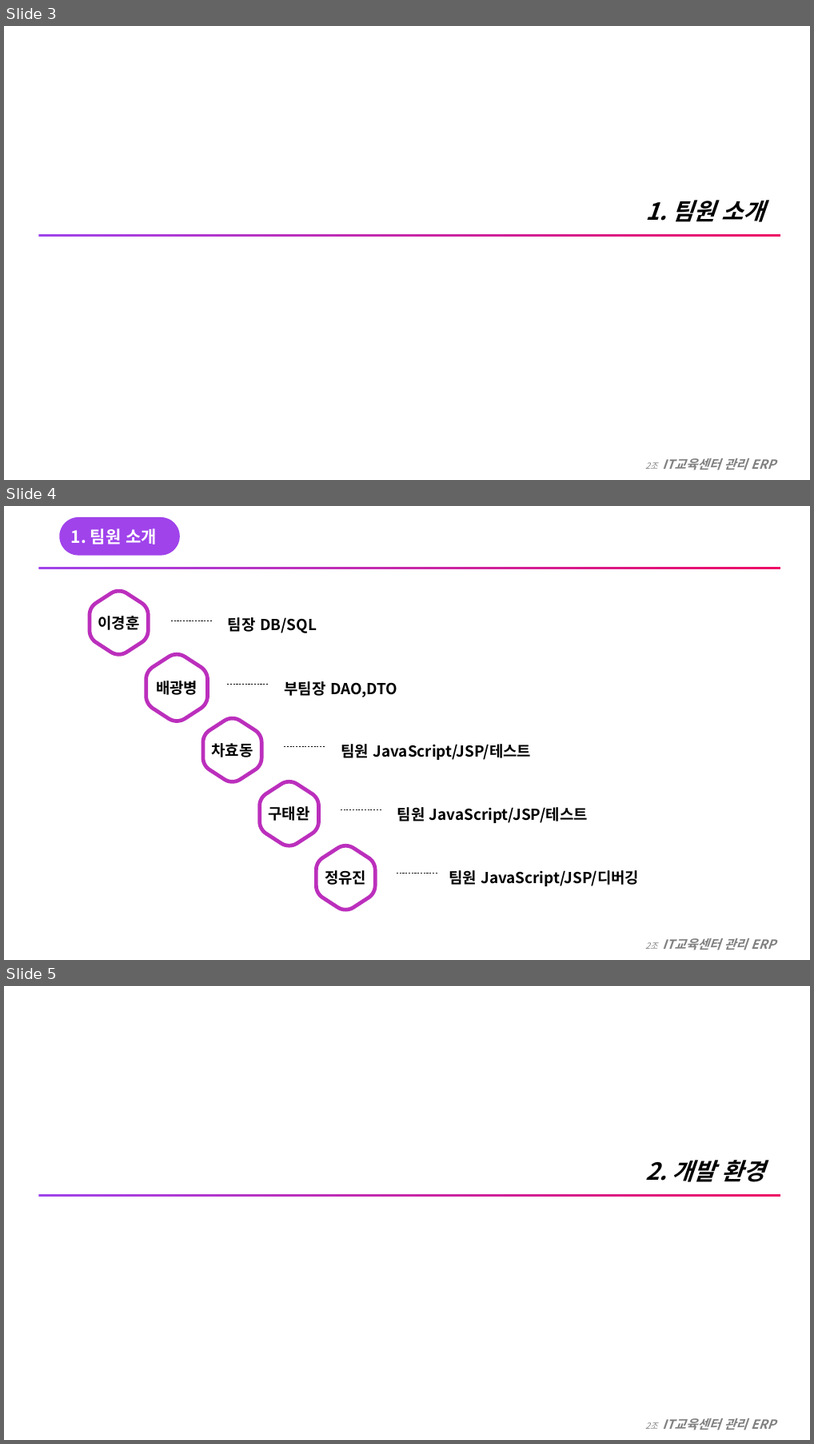
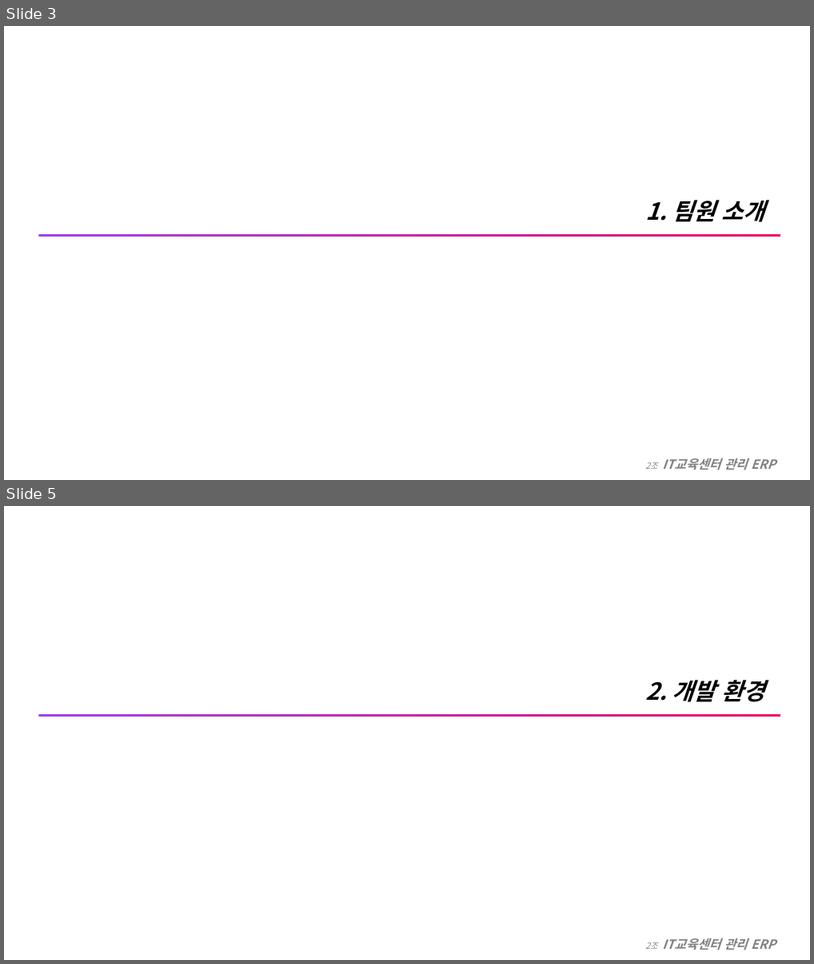
Before and after one commit to SungWoo0315/study-repository, a slide deck: PDF&PPT/예시자료_KOSMO_프로젝트 산출물_국내 취업반 35기_2조 z_kosmo_시연회_v7.pptx. Shown one above the other, each under a label of ours: slides 3, 4 and 5 before the commit, slides 3 and 5 after it; the slides between them are not shown. The pictures are 814x1444 and 814x964 pixels, drawn with LibreOffice and Linux fonts; fonts in the diff are those of the drawing. Boxes give left, top, right and bottom in pixels: in the first picture for what was removed or moved away, otherwise in the second. Text is boxed around its words. In the diff, an @@ line names an element or a change of style, - is before the commit and + after.

```diff
--- a/PDF&PPT/예시자료_KOSMO_프로젝트 산출물_국내 취업반 35기_2조 z_kosmo_시연회_v7.pptx
+++ b/PDF&PPT/예시자료_KOSMO_프로젝트 산출물_국내 취업반 35기_2조 z_kosmo_시연회_v7.pptx
@@ slide 4 removed at box(4, 506, 810, 960), background #FFFFFF @@
@@ rounded rectangle removed at box(60, 517, 180, 556) @@
-1. 팀원 소개
@@ rectangle removed at box(39, 567, 781, 569) @@
@@ group removed at box(90, 591, 639, 909): 5 freeform shapes, 5 lines, 5 texts @@
-배광병
-차효동
-이경훈
-구태완
-정유진
-팀장 DB/SQL
-부팀장 DAO,DTO
-팀원 JavaScript/JSP/테스트
-팀원 JavaScript/JSP/테스트
-팀원 JavaScript/JSP/디버깅
@@ text removed at box(646, 938, 776, 950) @@
-2조 IT교육센터 관리 ERP
```
Also in this commit, not shown: 19 slides changed, 1 slide added.
